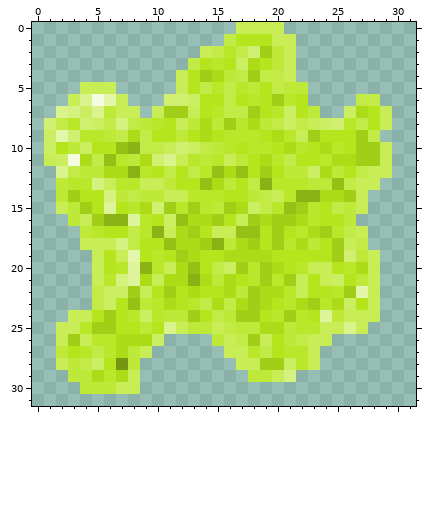
Two states of a pixel-art sprite, assets/stain.png. This is how it looked before the edit.
The file is 32x32 pixels. Colours within 5 levels of each other are drawn and written as one.
And afterwards:
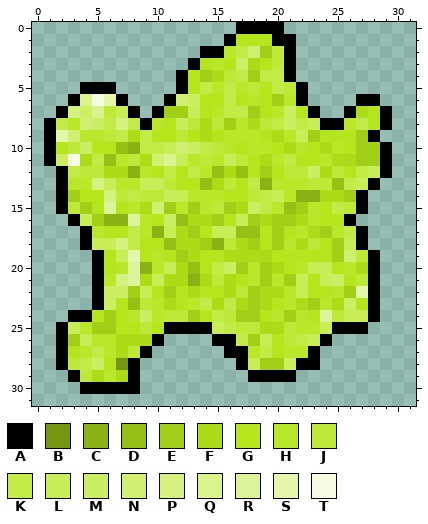
Palette (. is transparent): A #000000  B #769611  C #8bb214  D #96c015  E #a1ce17  F #acdc18  G #b5e61d  H #b9e82b  J #bee939  K #c3eb47  L #c8ed56  M #ccee63  N #d1f071  P #d5f17f  Q #daf38d  R #def49b  S #e3f6a9  T #f5fce1
What changed:
Colour A replaces colour G in row 6 at x 22.
Colour A replaces colour H in row 28 at x 22.
Colour A replaces colour J in row 5 at x 22; in row 7 at x 23; in row 8 at x 9; in rows 13 to 14 at x 2; in row 16 at x 3 and 26; in row 17 at x 4.
Colour A replaces colour J in row 25 at x 13 to 14; in row 26 at x 15; in row 27 at x 2; in row 28 at x 8; in row 29 at x 3 and 18 to 19; in row 30 at x 4 to 6.
Colour A replaces colour K in row 1 at x 16; in row 2 at x 15; in row 3 at x 13; in row 6 at x 27 to 28; in row 9 at x 28; in row 18 at x 27.
Colour A replaces colour K in rows 22 to 23 at x 5.
Colour A replaces colour L in row 0 at x 17 to 20; in row 1 at x 20 to 21; in row 2 at x 14 and 21; in row 3 at x 21; in row 4 at x 12 and 21; in row 5 at x 4 to 6 and 12.
Colour A replaces colour L in row 6 at x 3 and 7; in row 7 at x 8, 10 and 29; in row 8 at x 29; in row 10 at x 29; in row 11 at x 1 and 29; in row 12 at x 29.
Colour A replaces colour L in row 13 at x 28; in row 14 at x 27; in row 15 at x 2 and 27; in row 17 at x 27; in row 18 at x 4; in rows 19 to 21 at x 5 and 28.
Colour A replaces colour L in rows 22 to 23 at x 28; in row 24 at x 3 to 4 and 28; in row 25 at x 2, 12, 25 and 27; in row 26 at x 2, 16 and 24; in row 27 at x 9, 16 to 17 and 23; in row 28 at x 2, 17 and 23.
Colour A replaces colour L in row 29 at x 8 and 20; in row 30 at x 7 to 8.
Colour A replaces colour M in row 7 at x 26; in row 8 at x 24; in rows 9 to 10 at x 1; in row 26 at x 10.
Colour A replaces colour N in row 6 at x 11; in row 8 at x 1 and 25.
Colour A replaces colour P in row 29 at x 21.
Colour A replaces colour Q in row 7 at x 2; in row 12 at x 2; in row 25 at x 11 and 26.
